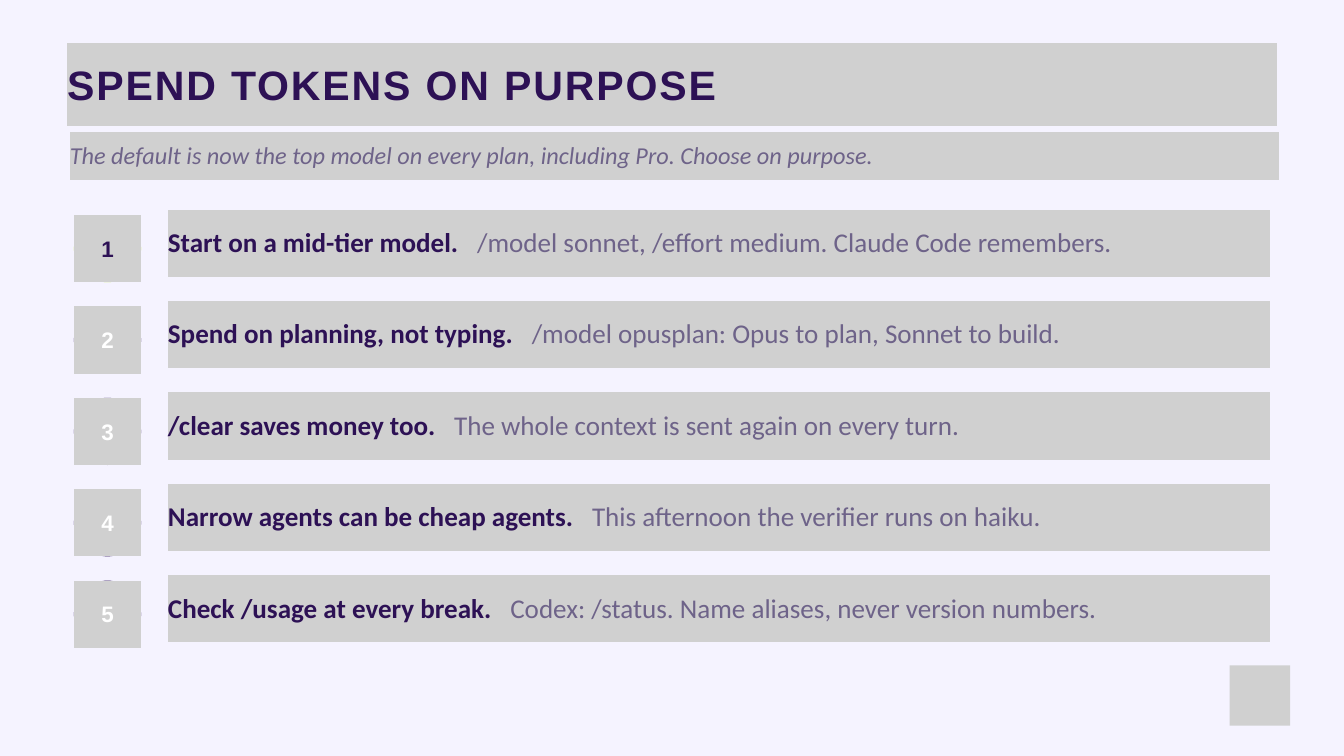
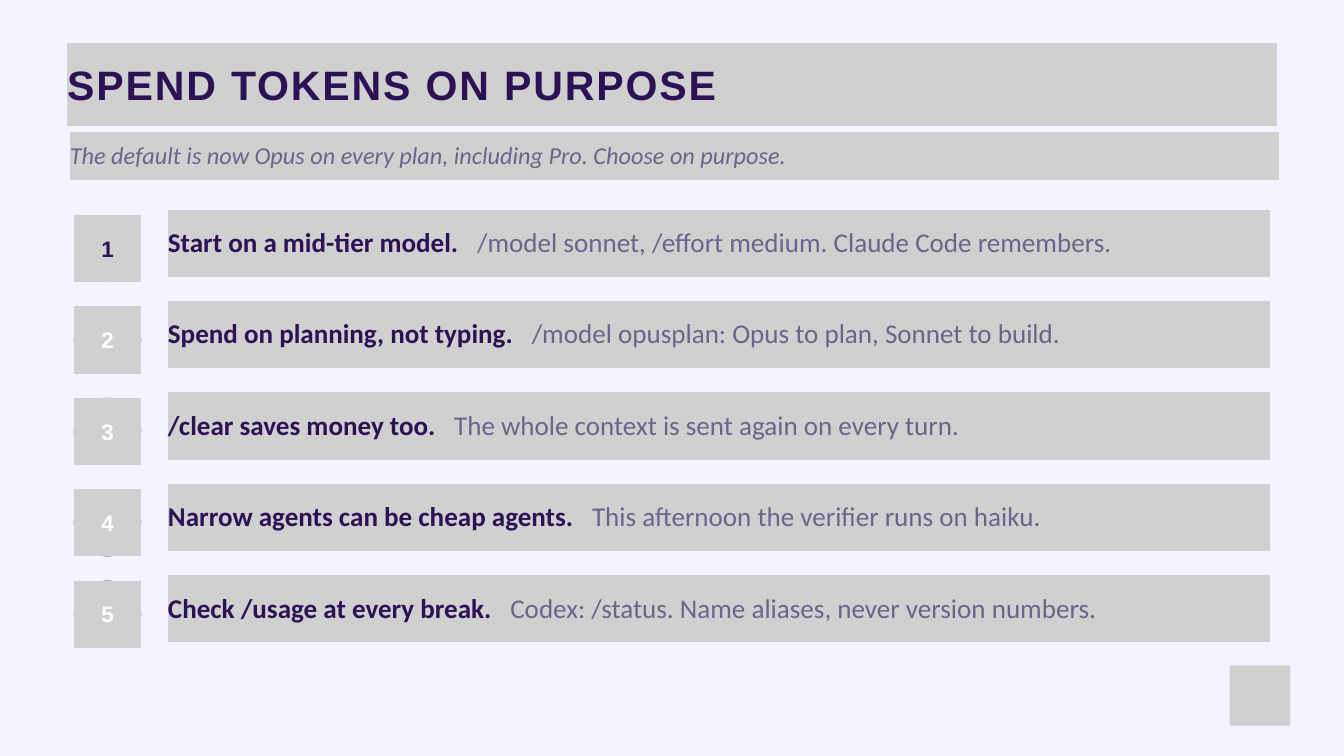
Before and after one commit to paulkeen/tca-habits, a slide deck: slide 24 of docs/Master_Back in the Code.pptx (slide 25 before the commit). Drawn at 1344x756 pixels with LibreOffice and Linux fonts; fonts in the diff are those of the drawing; grey boxes stand for pictures. Boxes give left, top, right and bottom in pixels: in the first picture for what was removed or moved away, otherwise in the second. Text is boxed around its words. In the diff, an @@ line names an element or a change of style, - is before the commit and + after.

```diff
--- a/docs/Master_Back in the Code.pptx
+++ b/docs/Master_Back in the Code.pptx
@@ text at [70,147,785,168]: text changed @@
-The default is now the top model on every plan, including Pro. Choose on purpose.
+The default is now Opus on every plan, including Pro. Choose on purpose.
```
Also in this commit, not shown: 5 other slides changed, 1 slide added, 1 slide removed, 2 other files.
